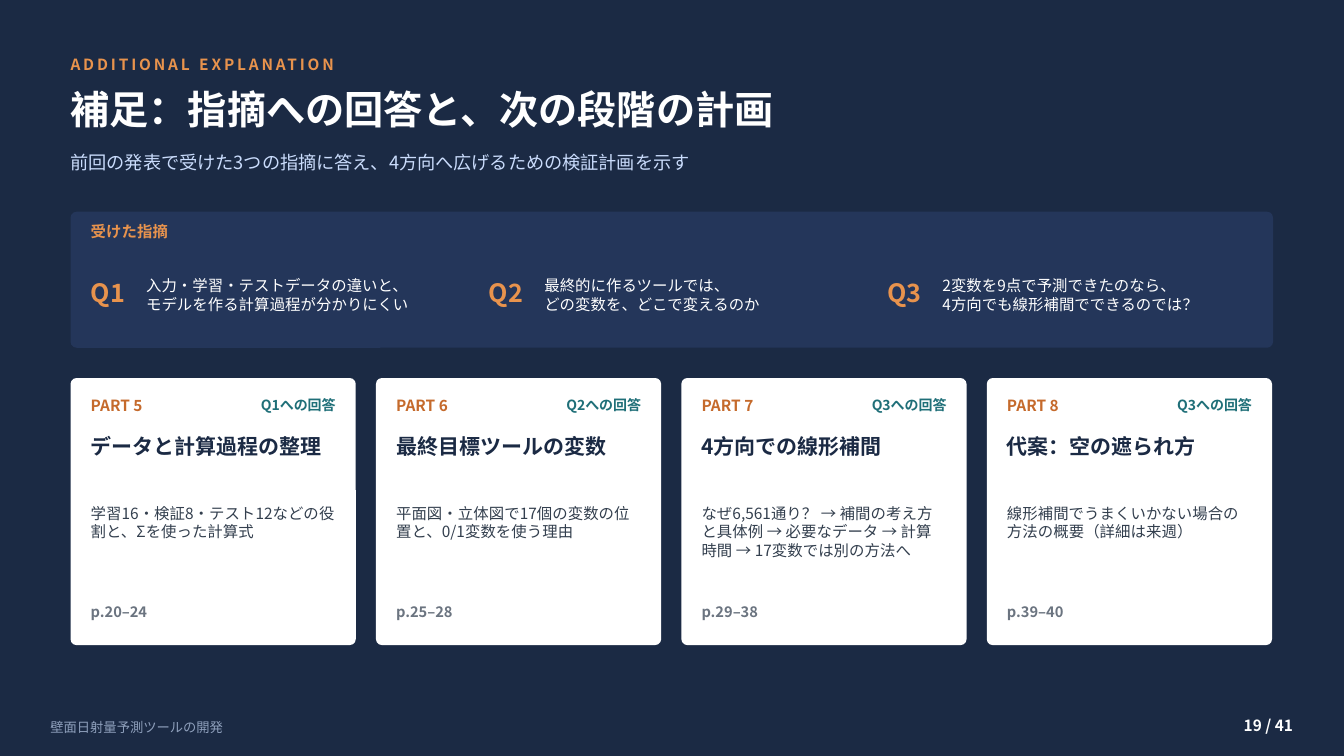
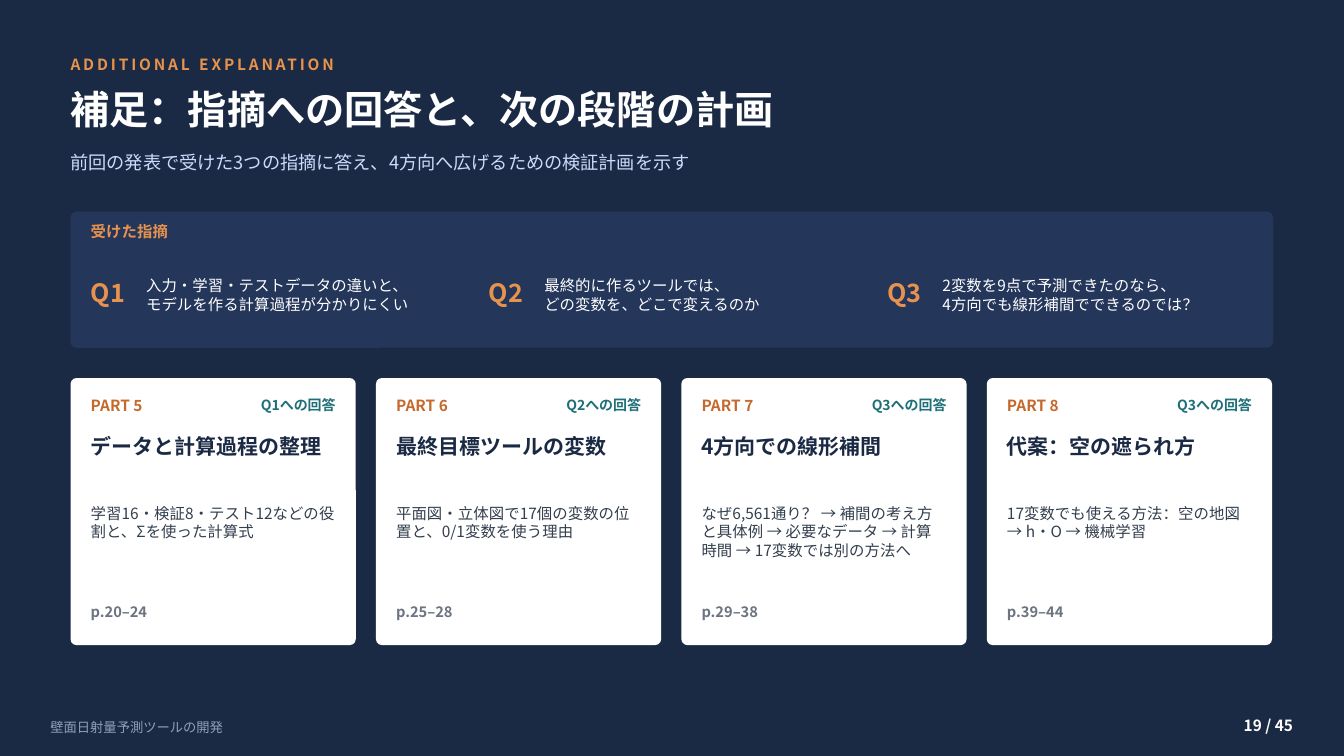
Before and after one commit to koyoy1016-gif/koyo1016, a slide deck: slide 19 of slides/壁面日射量予測ツールの開発_補足付き.pptx. Drawn at 1344x756 pixels with LibreOffice and Linux fonts; fonts in the diff are those of the drawing. Boxes give left, top, right and bottom in pixels: in the first picture for what was removed or moved away, otherwise in the second. Text is boxed around its words. In the diff, an @@ line names an element or a change of style, - is before the commit and + after.

```diff
--- a/slides/壁面日射量予測ツールの開発_補足付き.pptx
+++ b/slides/壁面日射量予測ツールの開発_補足付き.pptx
@@ text at (x1=1007, y1=506, x2=1240, y2=539): text changed @@
-線形補間でうまくいかない場合の方法の概要（詳細は来週）
+17変数でも使える方法：空の地図 → h・O → 機械学習
@@ text at (x1=1007, y1=606, x2=1063, y2=620): text changed @@
-p.39–40
+p.39–44
@@ text at (x1=1244, y1=719, x2=1293, y2=731): text changed @@
-19 / 41
+19 / 45
```
Also in this commit, not shown: 40 other slides changed, 4 slides added, 5 other files.
